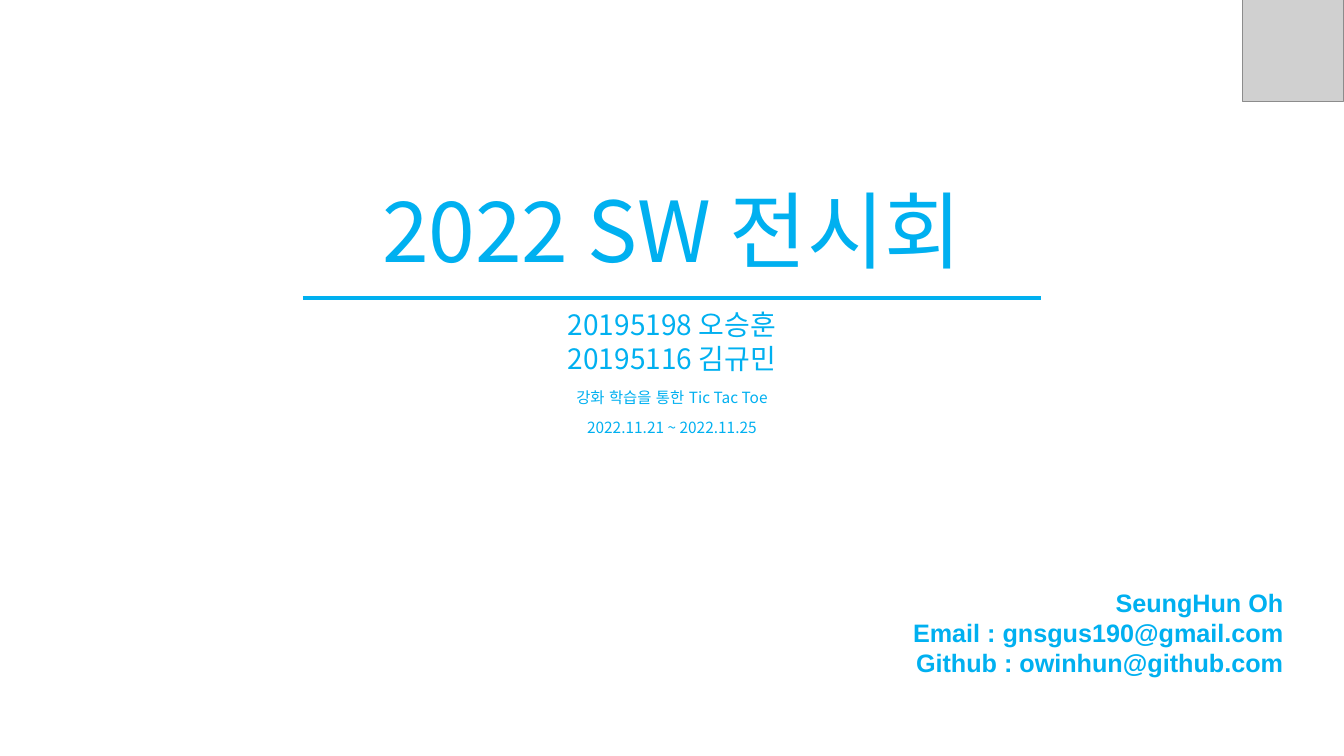
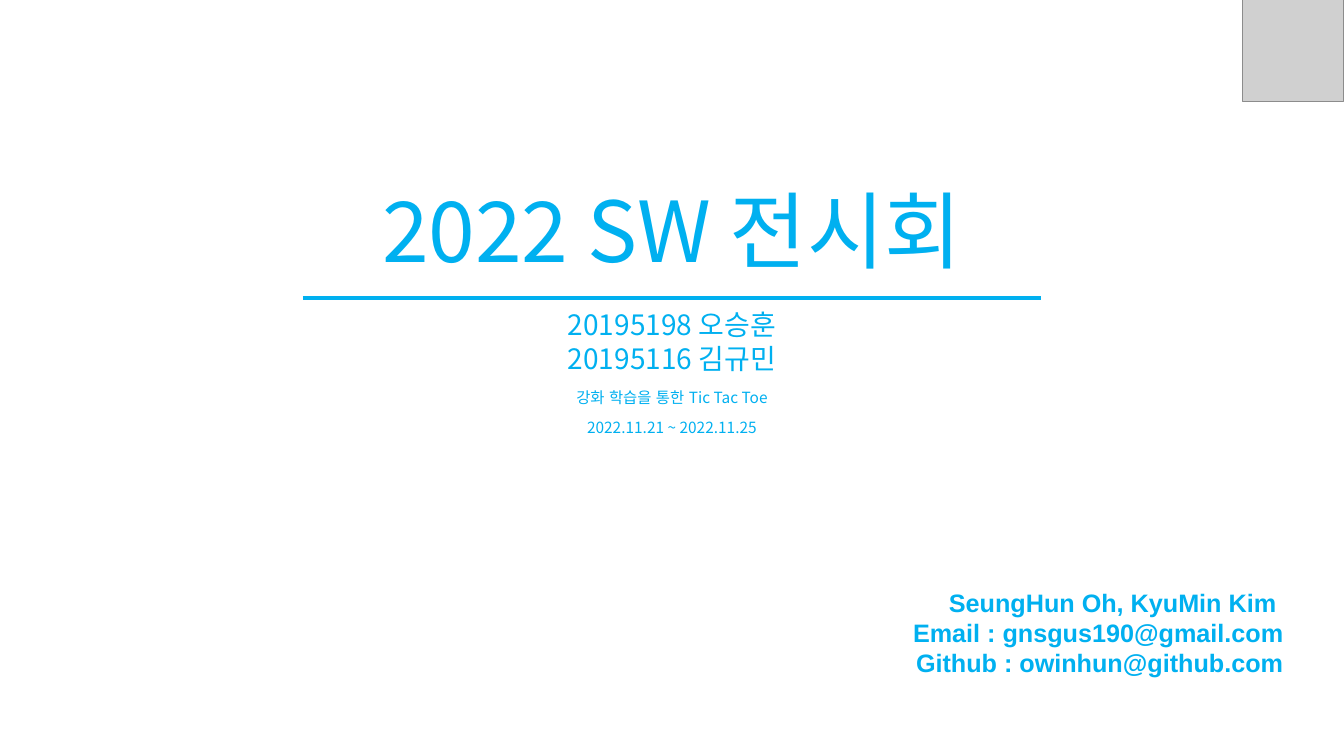
Before and after one commit to owinhun/2022_Caerang, a slide deck: slide 1 of 씨애랑_SW전시회_ppt.pptx. Drawn at 1344x756 pixels with LibreOffice and Linux fonts; fonts in the diff are those of the drawing; grey boxes stand for pictures. Boxes give left, top, right and bottom in pixels: in the first picture for what was removed or moved away, otherwise in the second. Text is boxed around its words. In the diff, an @@ line names an element or a change of style, - is before the commit and + after.

```diff
--- a/씨애랑_SW전시회_ppt.pptx
+++ b/씨애랑_SW전시회_ppt.pptx
@@ text at (x1=949, y1=593, x2=1277, y2=618): text changed @@
-SeungHun Oh
+SeungHun Oh, KyuMin Kim
```
Also in this commit, not shown: 4 other slides changed, 2 other files.
